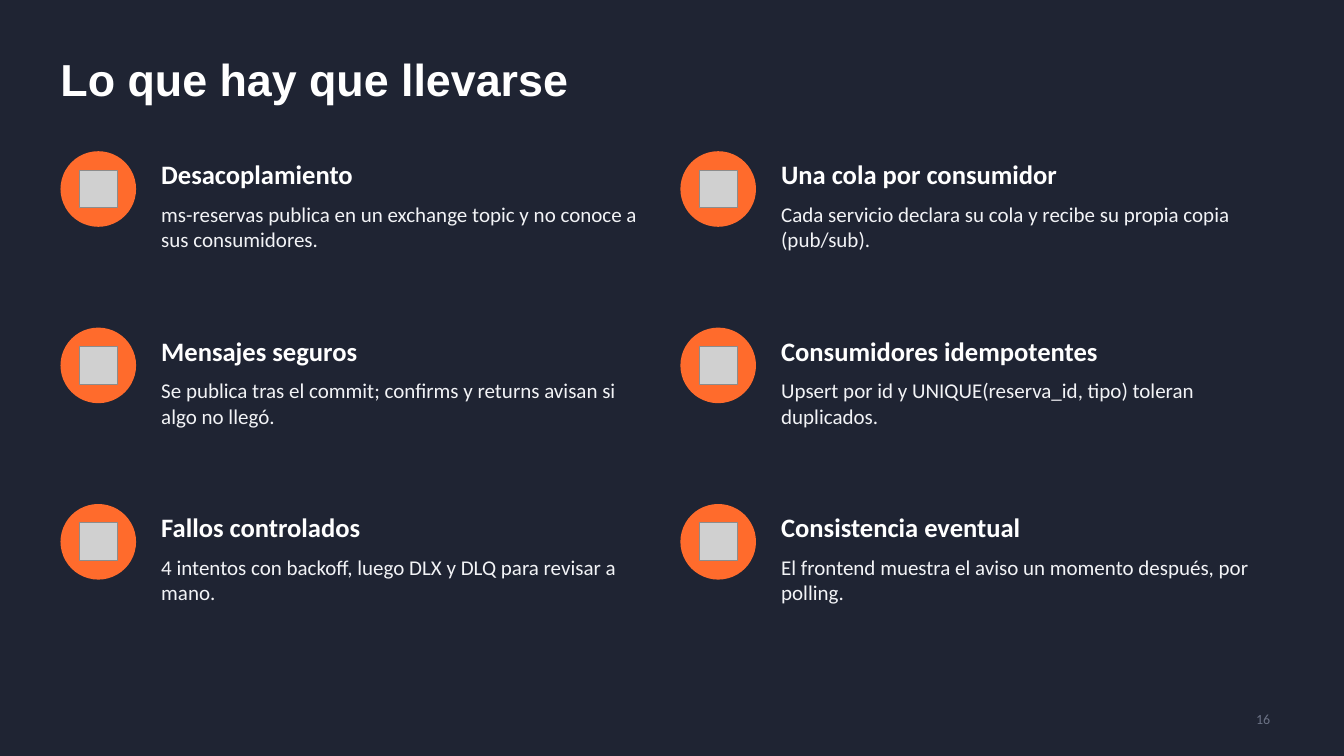
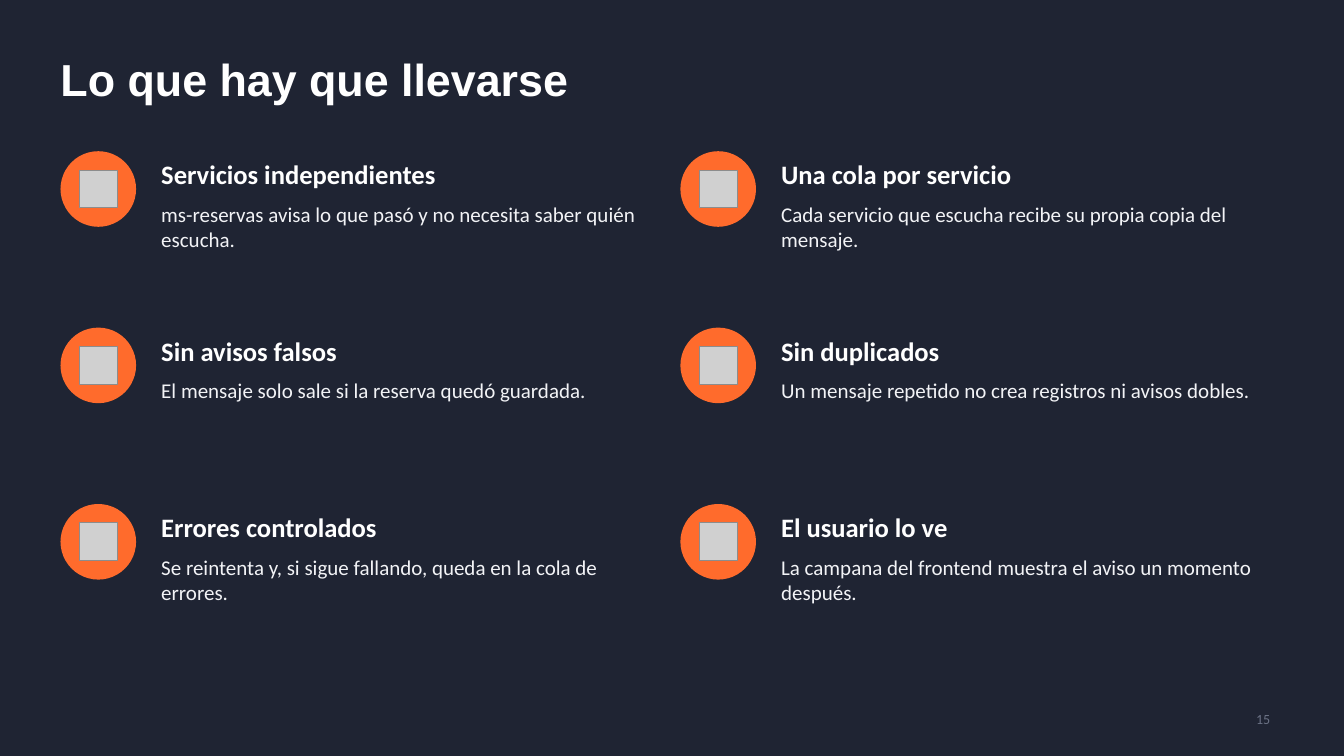
Before and after one commit to nxiiio/ReservaFit, a slide deck: slide 15 of docs/presentacion-backend-rabbitmq.pptx (slide 16 before the commit). Drawn at 1344x756 pixels with LibreOffice and Linux fonts; fonts in the diff are those of the drawing; grey boxes stand for pictures. Boxes give left, top, right and bottom in pixels: in the first picture for what was removed or moved away, otherwise in the second. Text is boxed around its words. In the diff, an @@ line names an element or a change of style, - is before the commit and + after.

```diff
--- a/docs/presentacion-backend-rabbitmq.pptx
+++ b/docs/presentacion-backend-rabbitmq.pptx
@@ text at (161, 165, 435, 189): text changed @@
-Desacoplamiento
+Servicios independientes
@@ text at (781, 165, 1012, 189): text changed @@
-Una cola por consumidor
+Una cola por servicio
@@ text at (161, 207, 634, 247): text changed @@
-ms-reservas publica en un exchange topic y no conoce a sus consumidores.
+ms-reservas avisa lo que pasó y no necesita saber quién escucha.
@@ text at (781, 207, 1226, 251): text changed @@
-Cada servicio declara su cola y recibe su propia copia (pub/sub).
+Cada servicio que escucha recibe su propia copia del mensaje.
@@ text at (161, 342, 337, 361): text changed @@
-Mensajes seguros
+Sin avisos falsos
@@ text at (781, 342, 939, 366): text changed @@
-Consumidores idempotentes
+Sin duplicados
@@ text at (161, 383, 585, 402): text changed @@
-Se publica tras el commit; confirms y returns avisan si algo no llegó.
+El mensaje solo sale si la reserva quedó guardada.
@@ text at (781, 383, 1249, 402): text changed @@
-Upsert por id y UNIQUE(reserva_id, tipo) toleran duplicados.
+Un mensaje repetido no crea registros ni avisos dobles.
@@ text at (161, 518, 377, 537): text changed @@
-Fallos controlados
+Errores controlados
@@ text at (781, 518, 948, 537): text changed @@
-Consistencia eventual
+El usuario lo ve
@@ text at (161, 560, 596, 600): text changed @@
-4 intentos con backoff, luego DLX y DLQ para revisar a mano.
+Se reintenta y, si sigue fallando, queda en la cola de errores.
@@ text at (781, 560, 1251, 604): text changed @@
-El frontend muestra el aviso un momento después, por polling.
+La campana del frontend muestra el aviso un momento después.
```
Also in this commit, not shown: 9 other slides changed, 3 slides added, 4 slides removed.
